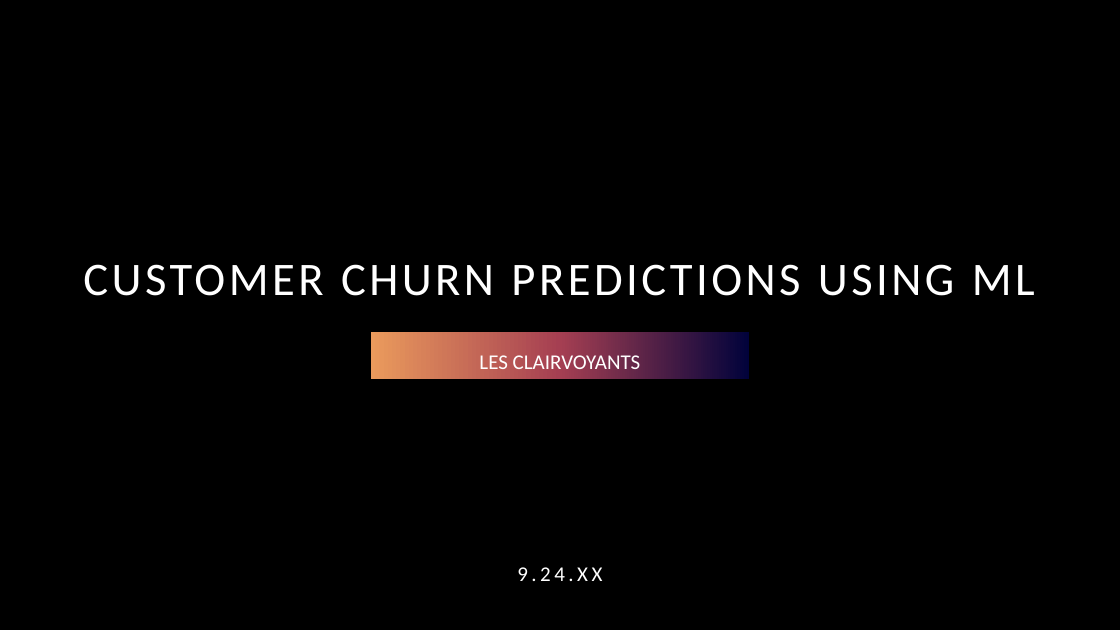
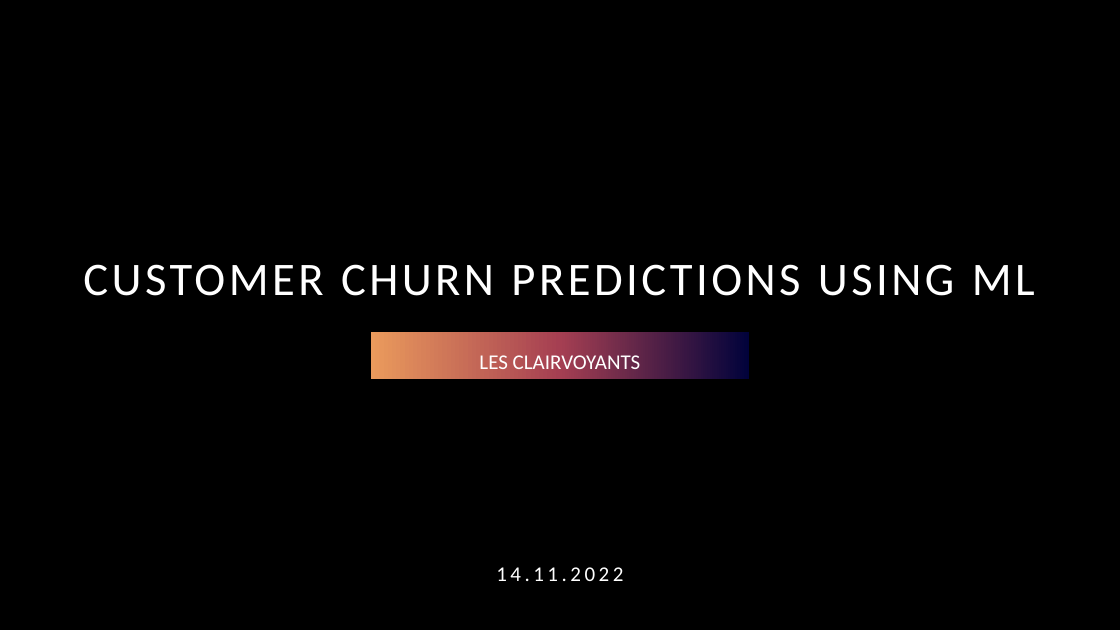
Before and after one commit to rita-s/customer-churn-prediction, a slide deck: slide 1 of Customer Churn Predictions using ml.pptx. Drawn at 1120x630 pixels with LibreOffice and Linux fonts; fonts in the diff are those of the drawing; background and template pictures are left out. Boxes give left, top, right and bottom in pixels: in the first picture for what was removed or moved away, otherwise in the second. Text is boxed around its words. In the diff, an @@ line names an element or a change of style, - is before the commit and + after.

```diff
--- a/Customer Churn Predictions using ml.pptx
+++ b/Customer Churn Predictions using ml.pptx
@@ text at [496, 567, 623, 581]: text changed @@
-9.24.XX
+14.11.2022
```
Also in this commit, not shown: 2 other slides changed, 5 slides added, 1 slide removed.
